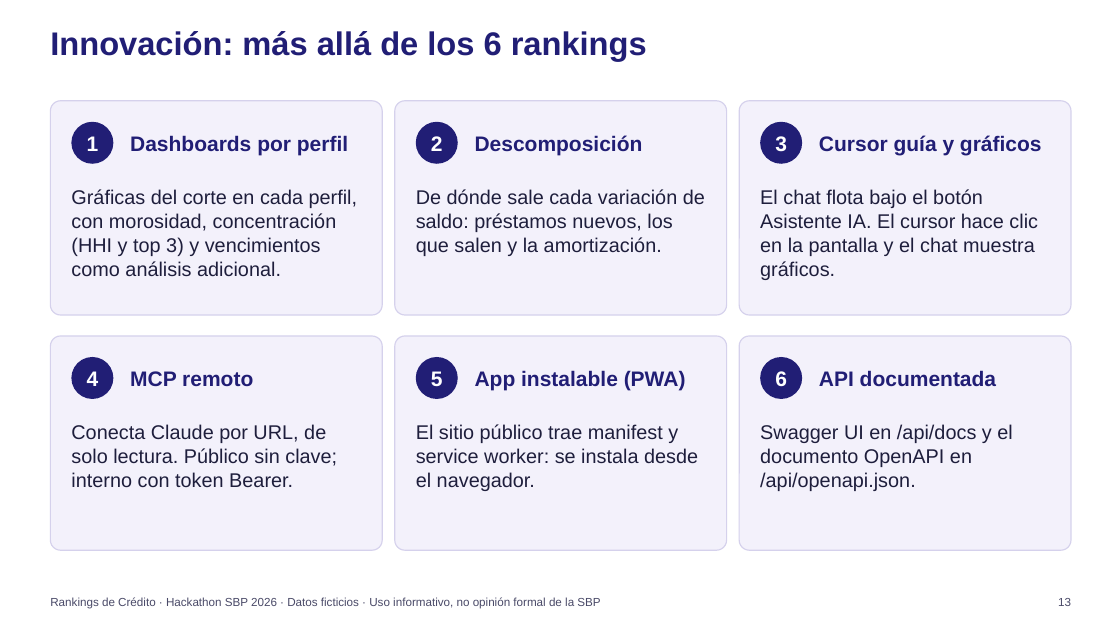
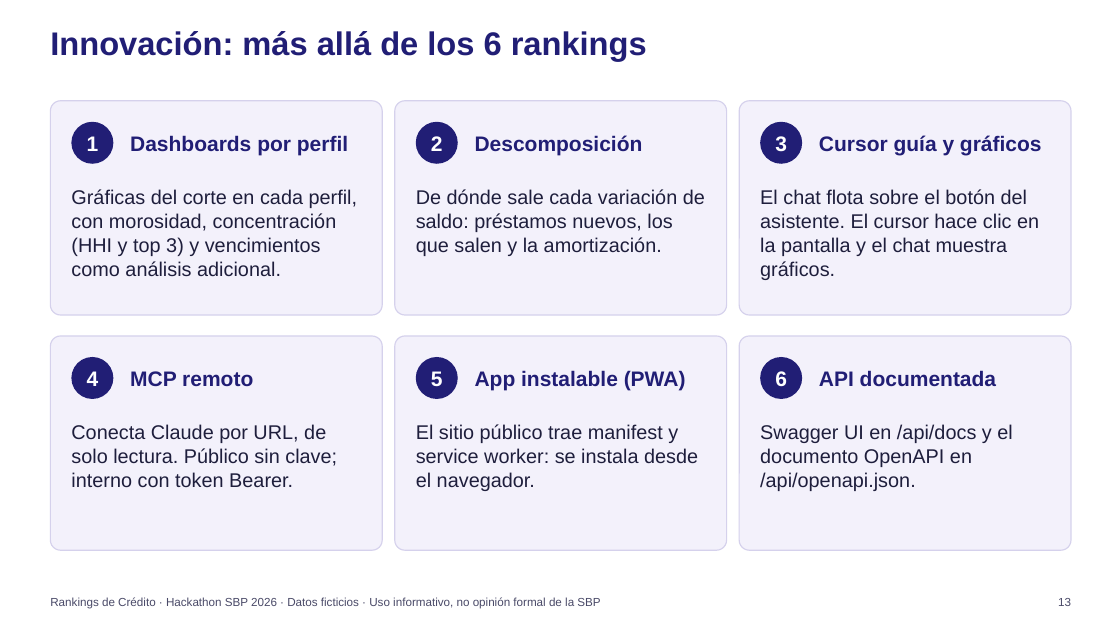
Before and after one commit to JuanKsPty/hackathon-sbp, a slide deck: slide 13 of presentacion/deck.pptx. Drawn at 1120x630 pixels with LibreOffice and Linux fonts; fonts in the diff are those of the drawing; background and template pictures are left out. Boxes give left, top, right and bottom in pixels: in the first picture for what was removed or moved away, otherwise in the second. Text is boxed around its words. In the diff, an @@ line names an element or a change of style, - is before the commit and + after.

```diff
--- a/presentacion/deck.pptx
+++ b/presentacion/deck.pptx
@@ text at <box>760,189,1039,280</box>: text changed @@
-El chat flota bajo el botón Asistente IA. El cursor hace clic en la pantalla y el chat muestra gráficos.
+El chat flota sobre el botón del asistente. El cursor hace clic en la pantalla y el chat muestra gráficos.
```
Also in this commit, not shown: 3 other files.
